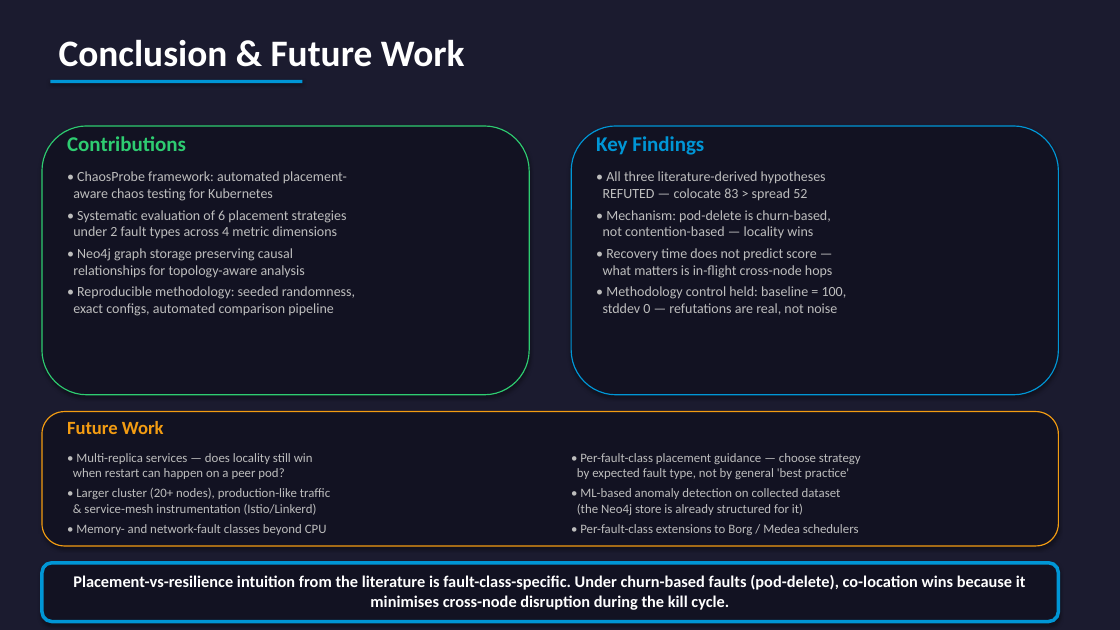
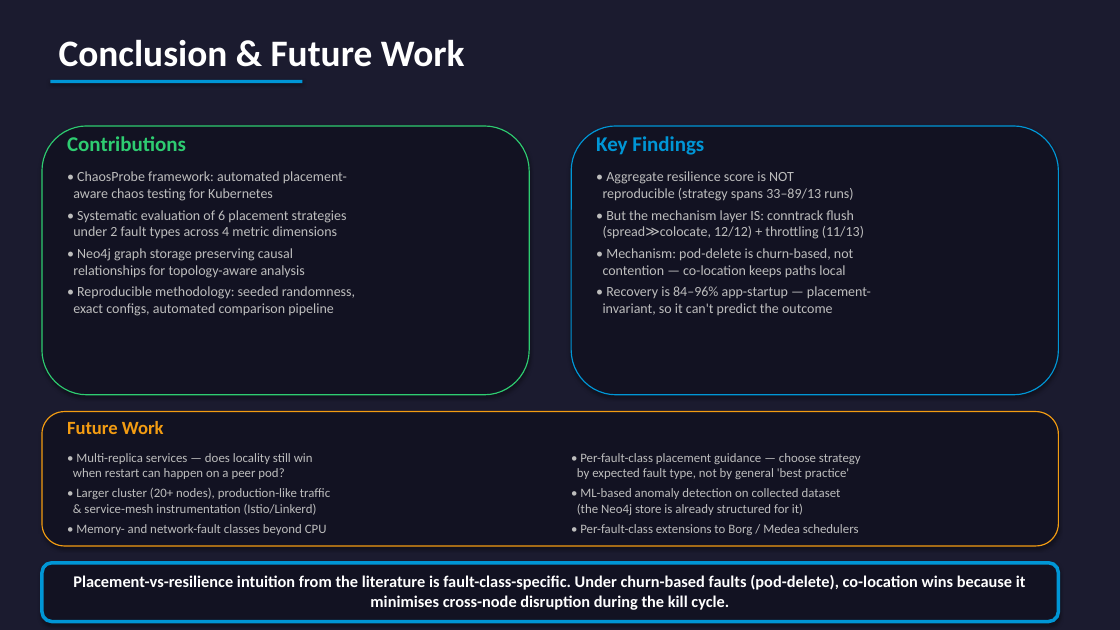
Before and after one commit to yhu02/uva-msc-thesis, a slide deck: slide 14 of ChaosProbe_Presentation.pptx. Drawn at 1120x630 pixels with LibreOffice and Linux fonts; fonts in the diff are those of the drawing. Boxes give left, top, right and bottom in pixels: in the first picture for what was removed or moved away, otherwise in the second. Text is boxed around its words. In the diff, an @@ line names an element or a change of style, - is before the commit and + after.

Commit message:
docs(presentation): reframe hypotheses & results around reproducible signals
Replace the six hypotheses and the results/discussion narrative with a
data-grounded set derived from the collected runs:

- Drop the soft instrument-design hypotheses and the vague 'fingerprint';
  the survivors are falsifiable and tied to metrics that actually vary.
- Reframe the results around the central finding: the aggregate resilience
  score is not reproducible across the 13 runs (a strategy spans 33-89),
  so it cannot rank placements. The signal is in the mechanism layer, which
  does reproduce: conntrack flush (spread >> colocate, 12/12 runs) and CPU
  throttling (colocate 1.54 < default 1.90 < spread 1.94, 11/13 runs).
- L1-L3 are resolved at the mechanism layer, not 'refuted' on the noisy
  score; recovery is shown application-bound (84-96%), tail latency on the
  targeted route (mean 231 / p95 619 / max 3334 ms).
- Fix the backwards 'colocate = highest throttling' claim and reconcile the
  throttling figures to one cross-run median set across all slides.

Correct the cluster topology from Proxmox to the actual Vagrant/libvirt
provisioning (cp1 2 vCPU/12 GiB + 4x 2 vCPU/4 GiB = 10 vCPU / 28 GiB);
the old '2 GiB CP / 18 GiB total' specs were wrong.

Regenerate ChaosProbe_Presentation.pptx from the updated generator.

```diff
--- a/ChaosProbe_Presentation.pptx
+++ b/ChaosProbe_Presentation.pptx
@@ text at (603,171,871,315): text changed @@
-• All three literature-derived hypotheses
-REFUTED — colocate 83 > spread 52
-• Mechanism: pod-delete is churn-based,
-not contention-based — locality wins
-• Recovery time does not predict score —
-what matters is in-flight cross-node hops
-• Methodology control held: baseline = 100,
-stddev 0 — refutations are real, not noise
+• Aggregate resilience score is NOT
+reproducible (strategy spans 33–89/13 runs)
+• But the mechanism layer IS: conntrack flush
+(spread≫colocate, 12/12) + throttling (11/13)
+• Mechanism: pod-delete is churn-based, not
+contention — co-location keeps paths local
+• Recovery is 84–96% app-startup — placement-
+invariant, so it can't predict the outcome
```
Also in this commit, not shown: 7 other slides changed, 1 slide added, 1 slide removed, 2 other files.
